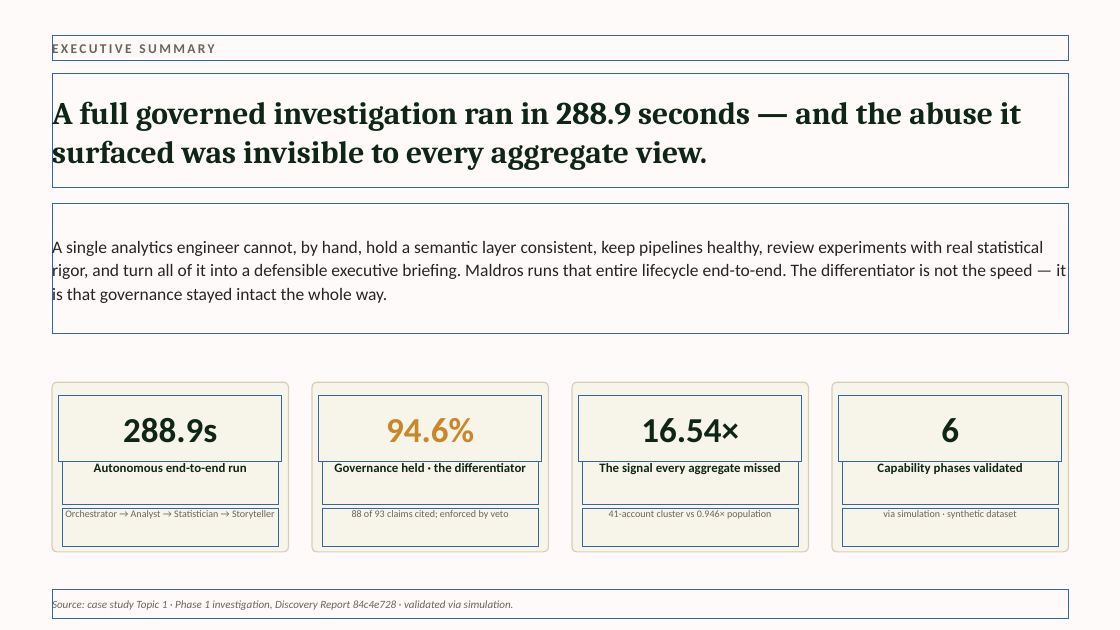
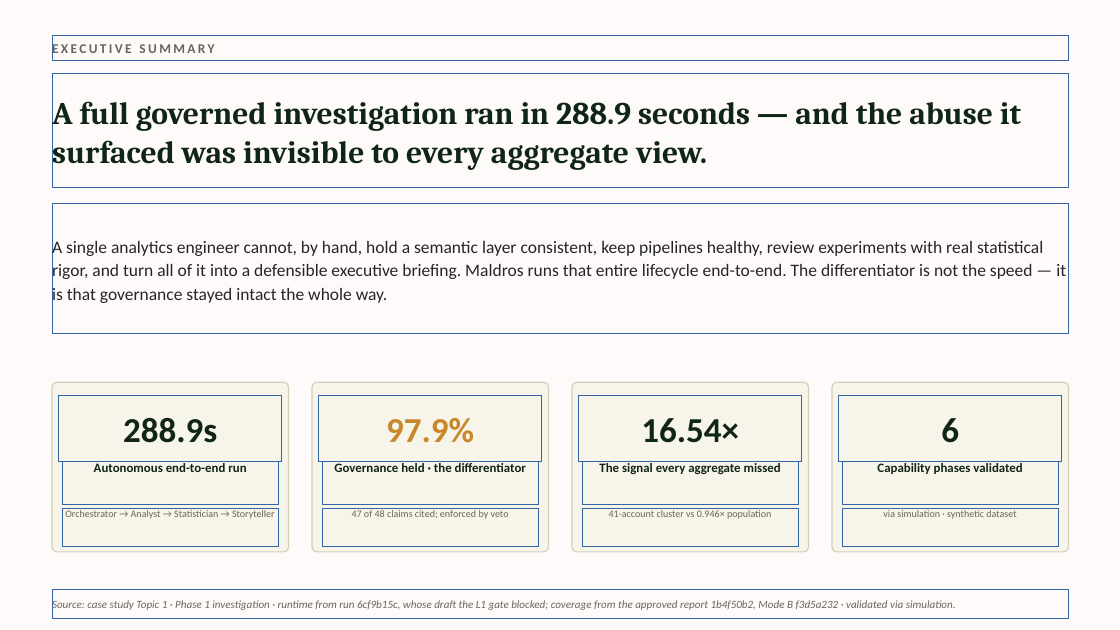
Before and after one commit to l-mota/maldros-analytics-system, a slide deck: slide 2 of case-study/maldros_case_study_deck.pptx. Drawn at 1120x630 pixels with LibreOffice and Linux fonts; fonts in the diff are those of the drawing. Boxes give left, top, right and bottom in pixels: in the first picture for what was removed or moved away, otherwise in the second. Text is boxed around its words. In the diff, an @@ line names an element or a change of style, - is before the commit and + after.

```diff
--- a/case-study/maldros_case_study_deck.pptx
+++ b/case-study/maldros_case_study_deck.pptx
@@ text at (386,418,474,443): text changed @@
-94.6%
+97.9%
@@ text at (352,510,509,519): text changed @@
-88 of 93 claims cited; enforced by veto
+47 of 48 claims cited; enforced by veto
@@ text at (52,599,956,612): text changed @@
-Source: case study Topic 1 · Phase 1 investigation, Discovery Report 84c4e728 · validated via simulation.
+Source: case study Topic 1 · Phase 1 investigation · runtime from run 6cf9b15c, whose draft the L1 gate blocked; coverage from the approved report 1b4f50b2, Mode B f3d5a232 · validated via simulation.
```
Also in this commit, not shown: 4 other slides changed, 4 other files.
